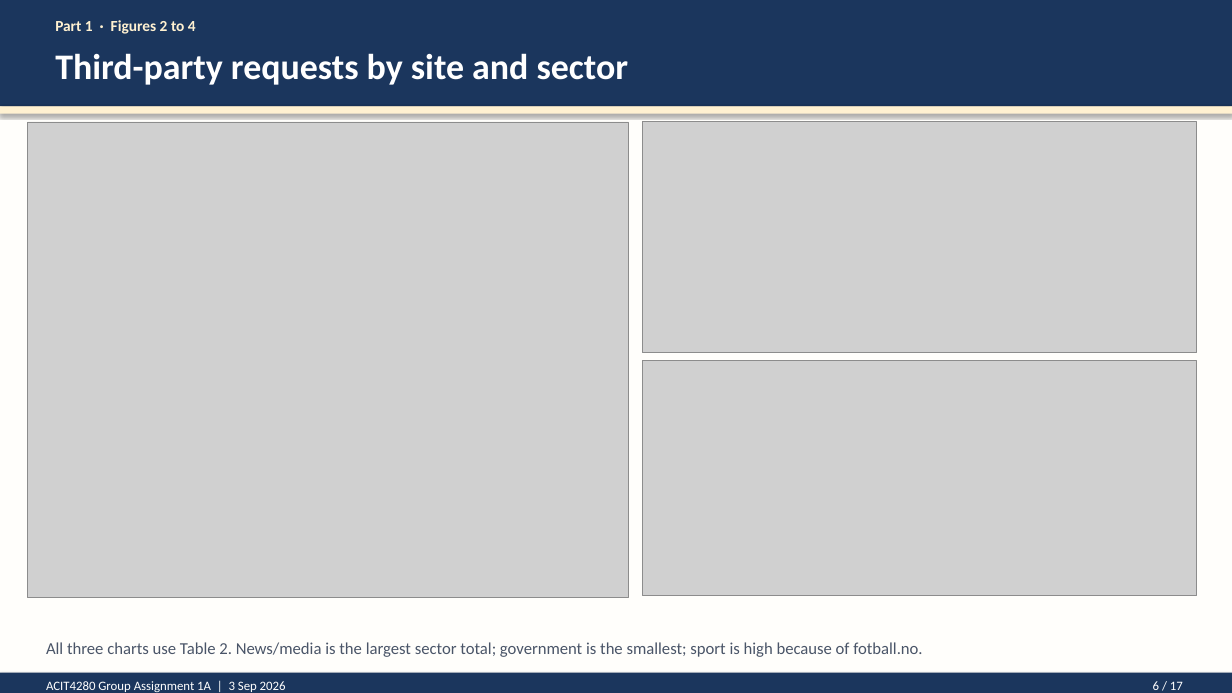
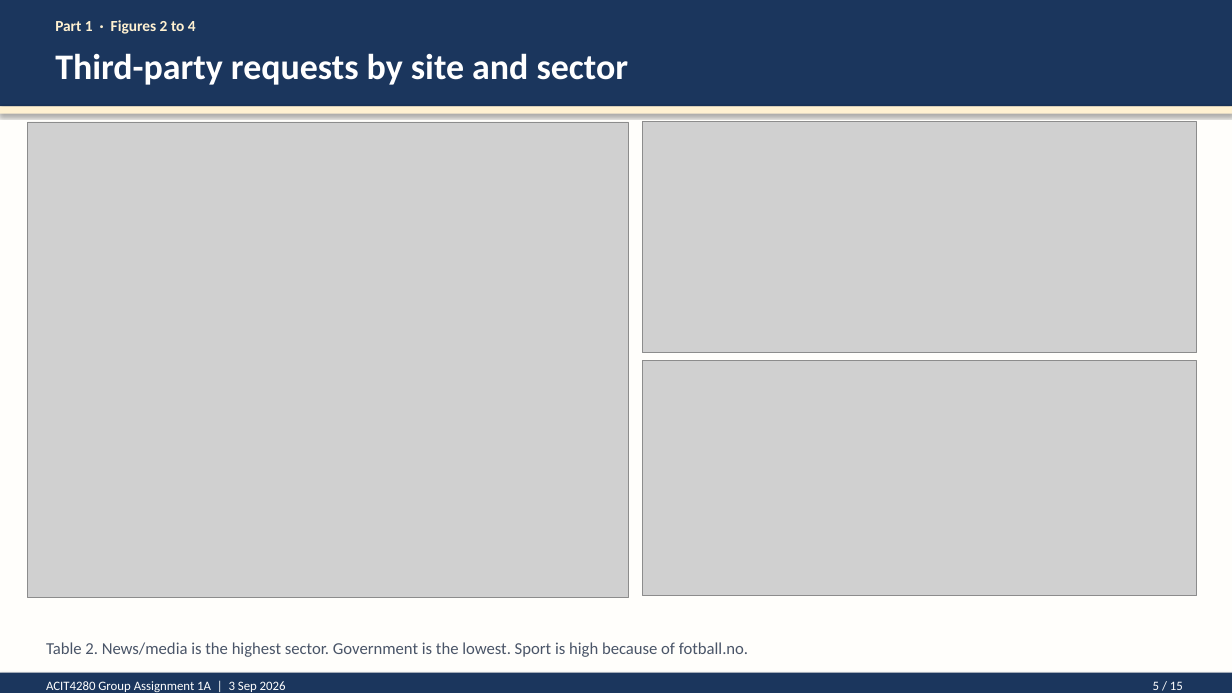
Before and after one commit to kasa031/Bacheloroppgave, a slide deck: slide 5 of ACIT4280_1A_presentation.pptx (slide 6 before the commit). Drawn at 1232x693 pixels with LibreOffice and Linux fonts; fonts in the diff are those of the drawing; grey boxes stand for pictures. Boxes give left, top, right and bottom in pixels: in the first picture for what was removed or moved away, otherwise in the second. Text is boxed around its words. In the diff, an @@ line names an element or a change of style, - is before the commit and + after.

```diff
--- a/ACIT4280_1A_presentation.pptx
+++ b/ACIT4280_1A_presentation.pptx
@@ text at bbox=[46, 642, 748, 657]: text changed @@
-All three charts use Table 2. News/media is the largest sector total; government is the smallest; sport is high because of fotball.no.
+Table 2. News/media is the highest sector. Government is the lowest. Sport is high because of fotball.no.
@@ text at bbox=[1153, 681, 1183, 690]: text changed @@
-6 / 17
+5 / 15
```
Also in this commit, not shown: 13 other slides changed, 2 slides removed, 4 other files.
